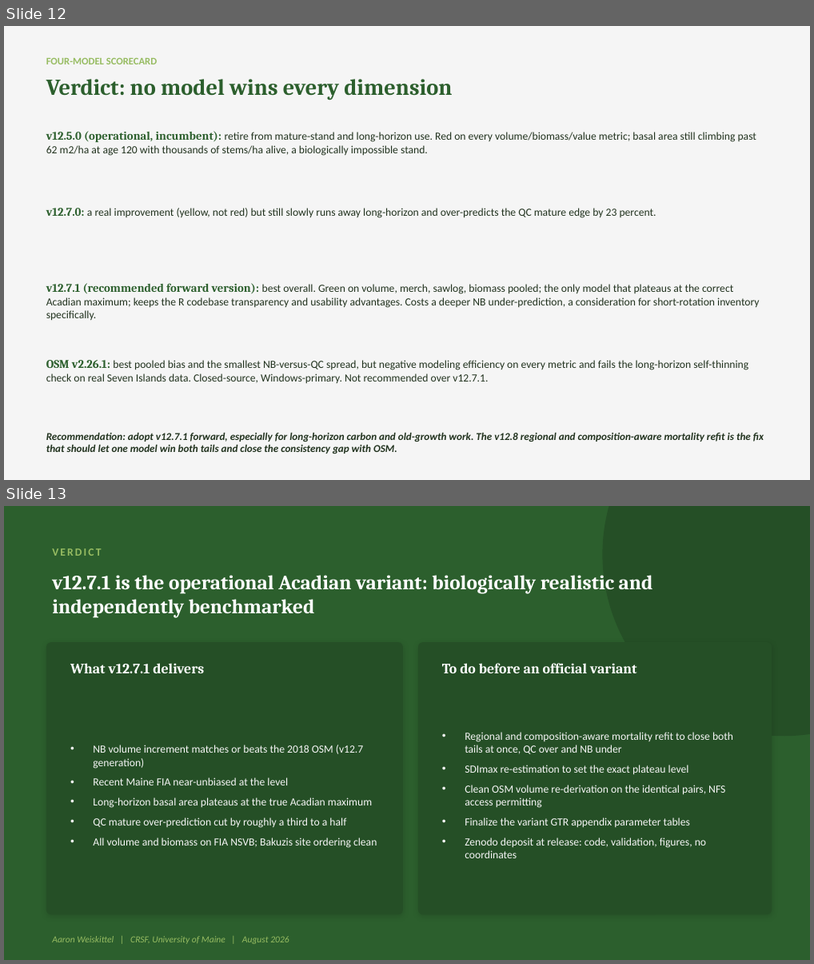
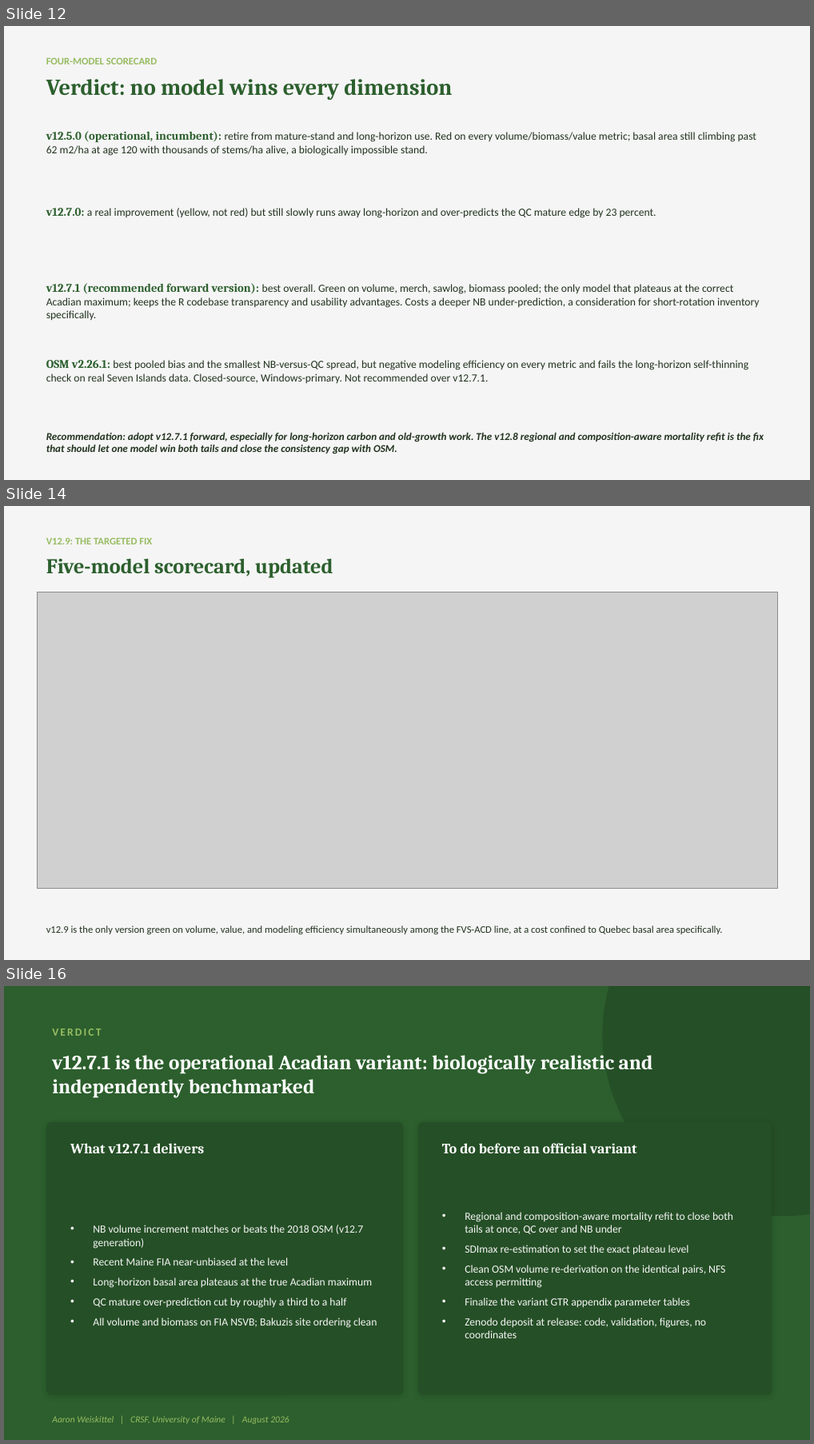
Before and after one commit to holoros/fvs-acd, a slide deck: FVS-ACD_v1271_Hennigar_Aug2026.pptx. Shown one above the other, each under a label of ours: slides 12 and 13 before the commit, slides 12, 14 and 16 after it; the slides between them are not shown. The pictures are 814x964 and 814x1444 pixels, drawn with LibreOffice and Linux fonts; fonts in the diff are those of the drawing; grey boxes stand for pictures. Boxes give left, top, right and bottom in pixels: in the first picture for what was removed or moved away, otherwise in the second. Text is boxed around its words. In the diff, an @@ line names an element or a change of style, - is before the commit and + after.

Commit message:
v12.9 OODA stress test + five-model scorecard + deck/report finalization
- Split-half robustness check on the v12.9 target cell (163 stands, two random halves):
  consistent correction magnitude in both halves (+54.9->+11.5%, +62.2->+15.8% volume bias),
  not driven by a few outlier stands
- Documented the garden-of-forking-paths (4 gate structures tried this session) and small-n
  cells (QC Acadian-core hardwood n=10, beech n=5-8) as explicit caveats
- Extended the scorecard to five models (v12.5.0, v12.7.0, v12.7.1, v12.9, OSM), new
  five_model_scorecard_heatmap.png / radar.png
- Added three v12.9 slides to the Hennigar deck (the targeted fix, five-model scorecard,
  scope/recommendation) and a v12.9 section + figures to the benchmark report docx
- Full documentation trail: v128 (superseded) -> v129 proposal -> interim test -> region-only
  (superseded) -> ecoregion-only (superseded, failed FIA check) -> full validation (3-way gate)
  -> OODA stress test (this commit)

```diff
--- a/FVS-ACD_v1271_Hennigar_Aug2026.pptx
+++ b/FVS-ACD_v1271_Hennigar_Aug2026.pptx
@@ slide 14 added at box(4, 506, 810, 960), background #F5F5F5 @@
@@ text added at box(46, 538, 152, 544), 12 pt, text #97BC62, bold @@
+V12.9: THE TARGETED FIX
@@ text added at box(46, 558, 333, 578), 25 pt, text #2C5F2D, bold @@
+Five-model scorecard, updated
@@ picture added at box(38, 592, 778, 888) @@
@@ text added at box(46, 925, 723, 934), 12 pt, text #22331F @@
+v12.9 is the only version green on volume, value, and modeling efficiency simultaneously among the FVS-ACD line, at a cost confined to Quebec basal area specifically.
@@ what was slide 13 is now slide 16 @@
```
Also in this commit, not shown: 2 other slides added, 7 other files.
